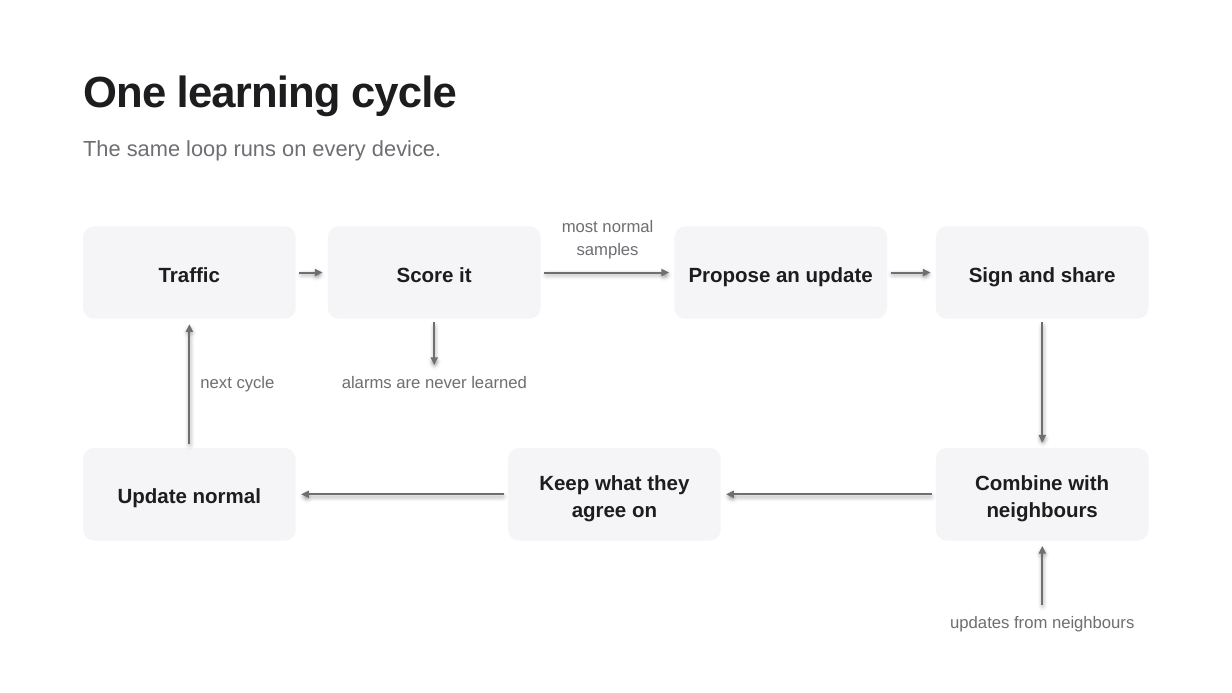
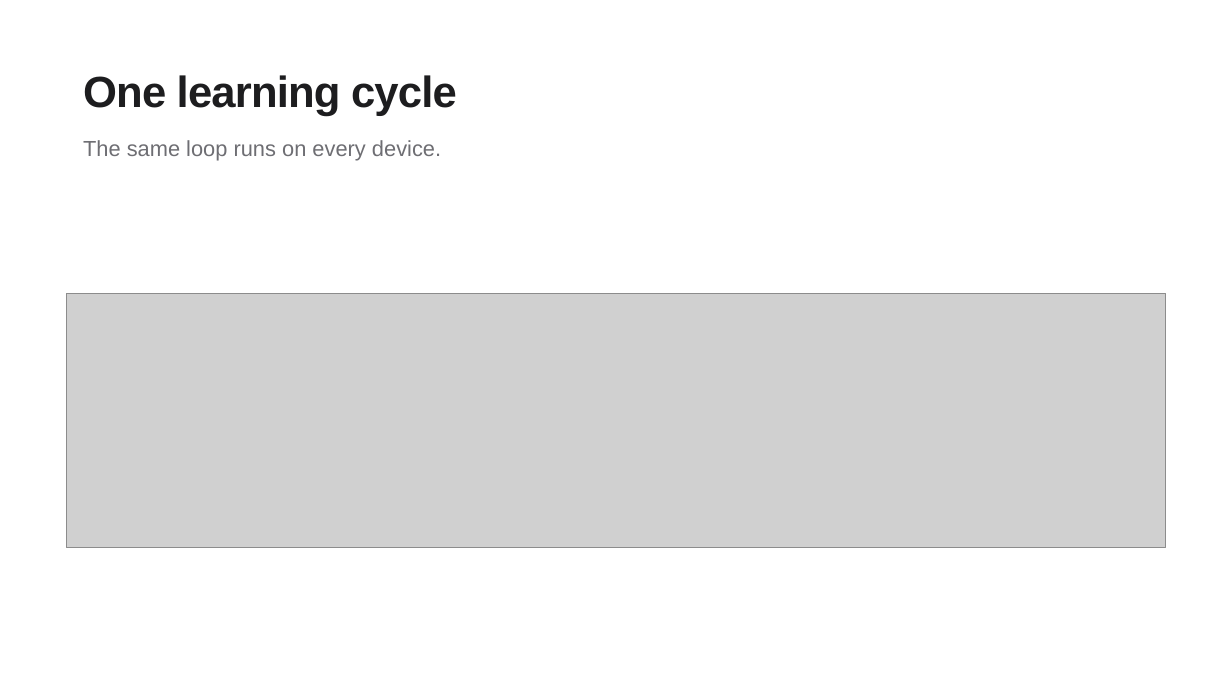
Before and after one commit to IOT-snu/brainstorming, a slide deck: slide 4 of G04_FOA_Final.pptx. Drawn at 1232x693 pixels with LibreOffice and Linux fonts; fonts in the diff are those of the drawing; grey boxes stand for pictures. Boxes give left, top, right and bottom in pixels: in the first picture for what was removed or moved away, otherwise in the second. Text is boxed around its words. In the diff, an @@ line names an element or a change of style, - is before the commit and + after.

Commit message:
Draw the learning-cycle flowchart with Mermaid, with yes and no on each decision

```diff
--- a/G04_FOA_Final.pptx
+++ b/G04_FOA_Final.pptx
@@ rounded rectangle removed at bbox=[83, 226, 296, 319] @@
@@ rounded rectangle removed at bbox=[328, 226, 541, 319] @@
@@ text removed at bbox=[562, 220, 653, 259] @@
-most normal samples
@@ rounded rectangle removed at bbox=[675, 226, 887, 319] @@
@@ rounded rectangle removed at bbox=[936, 226, 1149, 319] @@
@@ text removed at bbox=[159, 267, 220, 282] @@
-Traffic
@@ text removed at bbox=[397, 267, 471, 283] @@
-Score it
@@ text removed at bbox=[689, 267, 873, 287] @@
-Propose an update
@@ text removed at bbox=[969, 267, 1116, 287] @@
-Sign and share
@@ picture added at bbox=[67, 293, 1166, 547] @@
@@ arrow removed from (299, 273) to (323, 273) @@
@@ arrow removed from (544, 273) to (669, 273) @@
@@ arrow removed from (891, 273) to (931, 273) @@
@@ arrow removed from (189, 445) to (189, 324) @@
@@ arrow removed from (434, 323) to (434, 365) @@
@@ arrow removed from (1043, 323) to (1043, 443) @@
@@ text removed at bbox=[200, 376, 275, 392] @@
-next cycle
@@ text removed at bbox=[342, 376, 527, 388] @@
-alarms are never learned
@@ rounded rectangle removed at bbox=[83, 448, 296, 541] @@
@@ rounded rectangle removed at bbox=[508, 448, 721, 541] @@
@@ rounded rectangle removed at bbox=[936, 448, 1149, 541] @@
@@ text removed at bbox=[539, 475, 689, 522] @@
-Keep what they agree on
@@ text removed at bbox=[975, 475, 1109, 522] @@
-Combine with neighbours
@@ text removed at bbox=[118, 488, 261, 508] @@
-Update normal
@@ arrow removed from (505, 494) to (301, 494) @@
@@ arrow removed from (933, 494) to (726, 494) @@
@@ arrow removed from (1043, 605) to (1043, 546) @@
@@ text removed at bbox=[950, 616, 1134, 632] @@
-updates from neighbours
```
Also in this commit, not shown: 5 other files.
